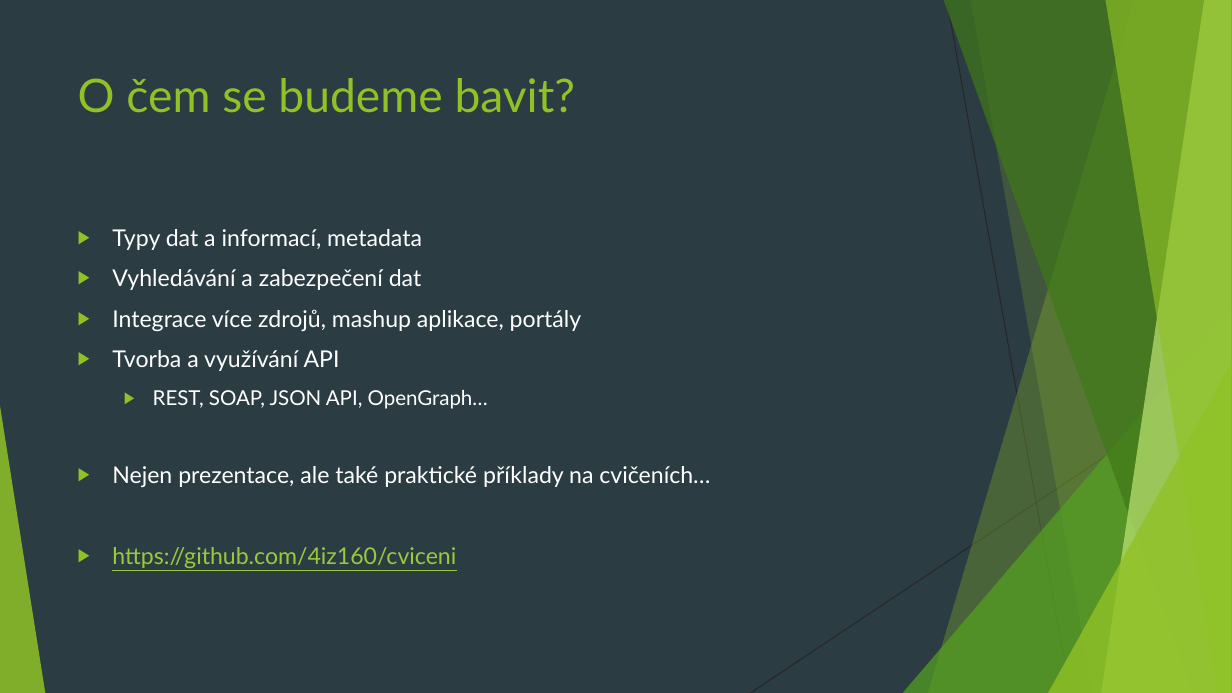
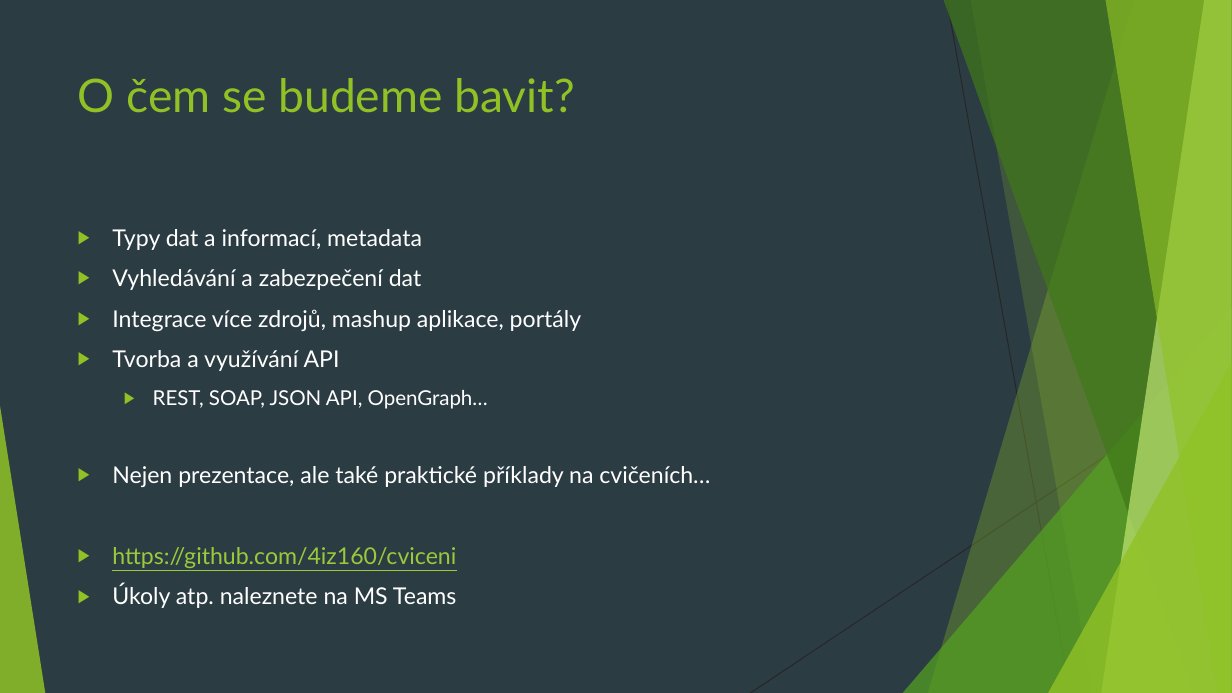
Before and after one commit to 4iz160/cviceni, a slide deck: slide 4 of 01-data-informace-znalosti-zdroje/cviceni-01.pptx. Drawn at 1232x693 pixels with LibreOffice and Linux fonts; fonts in the diff are those of the drawing. Boxes give left, top, right and bottom in pixels: in the first picture for what was removed or moved away, otherwise in the second. Text is boxed around its words. In the diff, an @@ line names an element or a change of style, - is before the commit and + after.

```diff
--- a/01-data-informace-znalosti-zdroje/cviceni-01.pptx
+++ b/01-data-informace-znalosti-zdroje/cviceni-01.pptx
@@ text at bbox=[112, 584, 456, 608]: paragraph added @@
+▶ Úkoly atp. naleznete na MS Teams
```
Also in this commit, not shown: 2 other slides changed, 1 other file.
